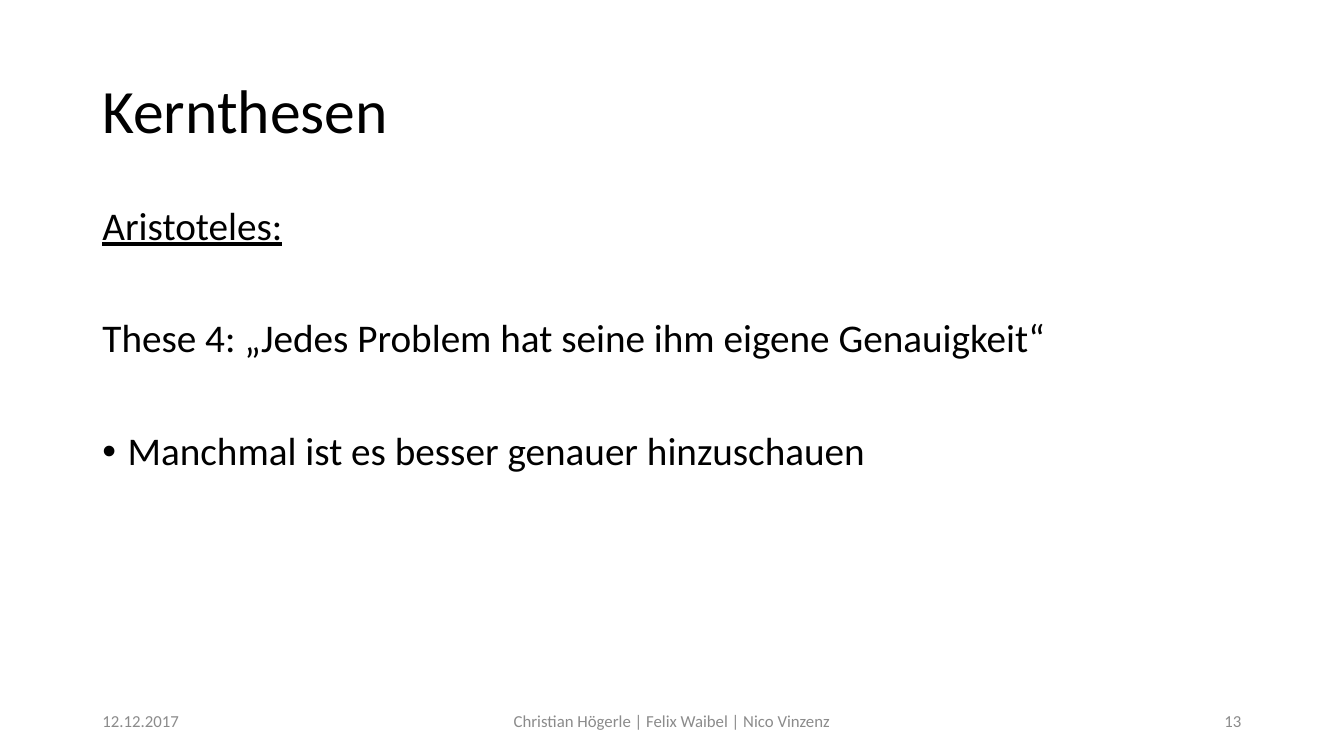
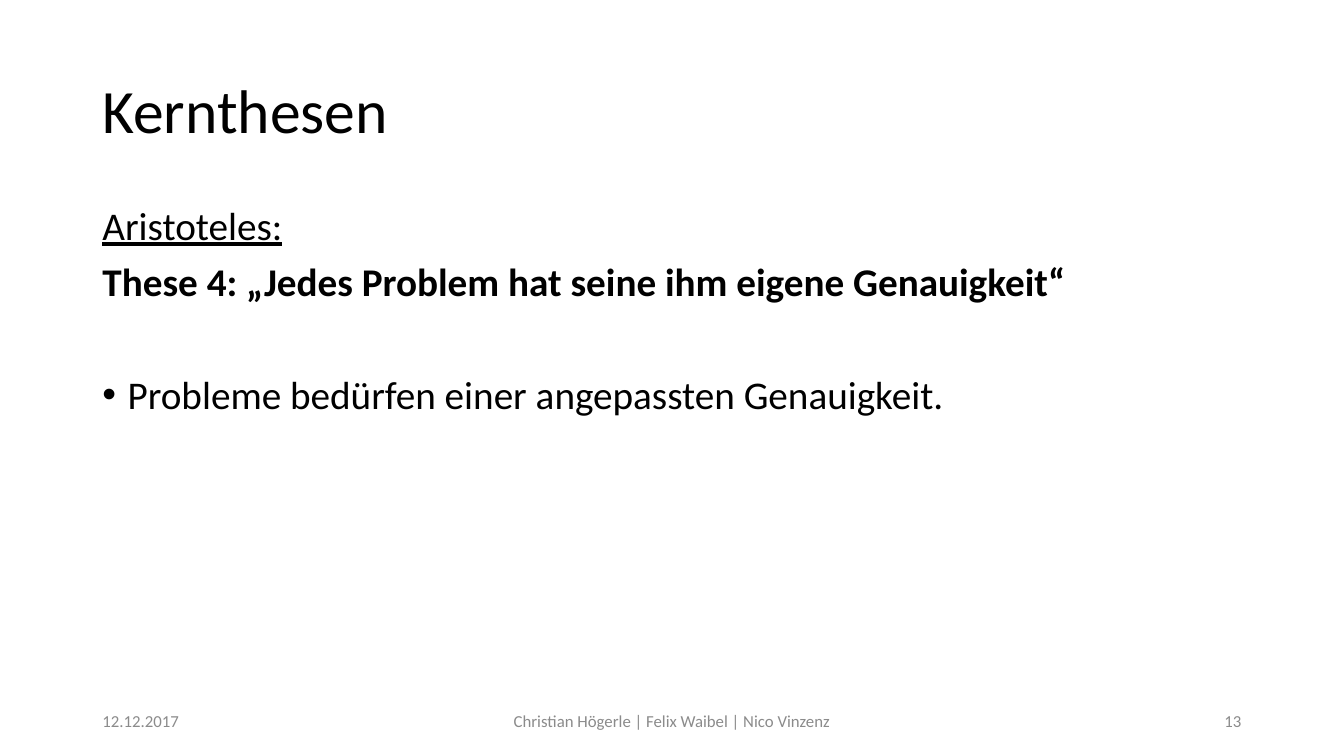
Before and after one commit to Fewa93/Berufsethik, a slide deck: slide 13 of Präsentation/Berufsethik.pptx. Drawn at 1344x756 pixels with LibreOffice and Linux fonts; fonts in the diff are those of the drawing. Boxes give left, top, right and bottom in pixels: in the first picture for what was removed or moved away, otherwise in the second. Text is boxed around its words. In the diff, an @@ line names an element or a change of style, - is before the commit and + after.

Commit message:
Aristoteles angepasst

```diff
--- a/Präsentation/Berufsethik.pptx
+++ b/Präsentation/Berufsethik.pptx
@@ text at (x1=102, y1=267, x2=1065, y2=303): bold on in "These 4: „Jedes Problem hat seine ihm ..." @@
@@ text at (x1=128, y1=381, x2=943, y2=416): text changed @@
-• Manchmal ist es besser genauer hinzuschauen
+• Probleme bedürfen einer angepassten Genauigkeit.
```
Also in this commit, not shown: 6 other slides changed.
